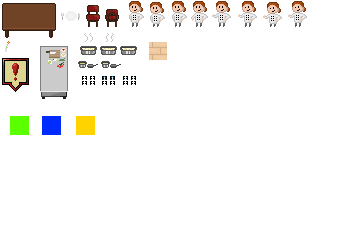
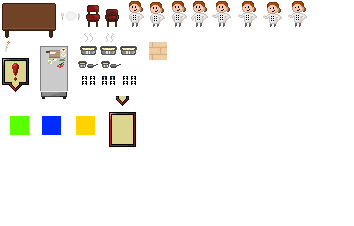
Layer changes from the first 354px x 226px image to the second:
added layer "dialog box" above "notice" over box(109, 96, 136, 147)
